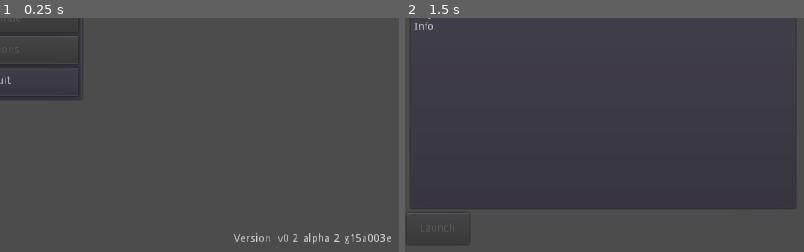
Above: before the commit, frames 1-2 (left to right).
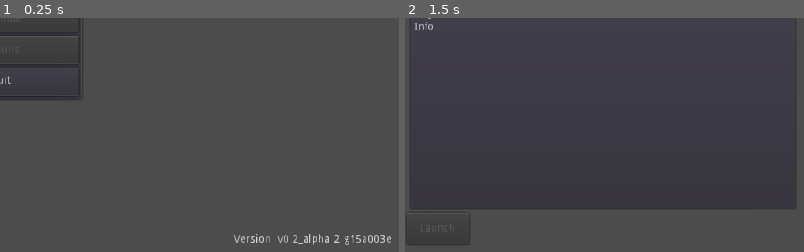
Above: after the commit, the same moments.

Repository: Kessinen/HCSSpace-Origins
Game: Godot game, scene res://Menus/Mainmenu.tscn
The game is run twice, just before and just after one commit, with the same random seed, the same clock (stepped at 60 frames per second) and the same inputs.
Inputs:
- Up to frame 1 (0.25 s): no input
- Up to frame 2 (1.5 s): click "New Game" at 0.5 s; click "-" at 1.25 s
The pictures show only the part of the screen within x 50-100%, y 50-100%; the shares and areas given below are measured in that part.

The runs differ from the first frame. In frame 1, 0.4% of the frame differs, in the area x 58-98%, y 91-98%; in frame 2, nothing differs.

Commit message:
FIX Yet another try in main menu versioning

Diff:
--- a/src/Menus/Mainmenu.tscn
+++ b/src/Menus/Mainmenu.tscn
@@ -6,6 +6,21 @@
 anchor_right = 1.0
 anchor_bottom = 1.0
 script = ExtResource( 1 )
+__meta__ = {
+"_edit_use_anchors_": false
+}
+
+[node name="lblVersion" type="Label" parent="."]
+anchor_right = 1.0
+anchor_bottom = 1.0
+margin_top = 1.41418
+margin_right = -10.0
+margin_bottom = -8.58582
+size_flags_horizontal = 3
+size_flags_vertical = 0
+text = "Version: "
+align = 2
+valign = 2
 __meta__ = {
 "_edit_use_anchors_": false
 }
@@ -75,21 +90,7 @@
 size_flags_vertical = 3
 text = "Quit"
 
-[node name="lblVersion" type="Label" parent="."]
-anchor_right = 1.0
-anchor_bottom = 1.0
-margin_right = -10.0
-margin_bottom = -10.0
-size_flags_horizontal = 3
-size_flags_vertical = 0
-text = "Version: "
-align = 2
-valign = 2
-__meta__ = {
-"_edit_use_anchors_": false
-}
-
 [connection signal="pressed" from="CenterContainer/PanelContainer/VBoxContainer/btnNewGame" to="." method="_on_btnNewGame_pressed"]
-[connection signal="pressed" from="CenterContainer/PanelContainer/VBoxContainer/btnContinue" to="." method="_on_btnNewGame_pressed"]
+[connection signal="pressed" from="CenterContainer/PanelContainer/VBoxContainer/btnContinue" to="." method="_on_btnContinue_pressed"]
 [connection signal="pressed" from="CenterContainer/PanelContainer/VBoxContainer/btnOptions" to="." method="_on_btnNewGame_pressed"]
 [connection signal="pressed" from="CenterContainer/PanelContainer/VBoxContainer/btnQuit" to="." method="_on_btnQuit_pressed"]
